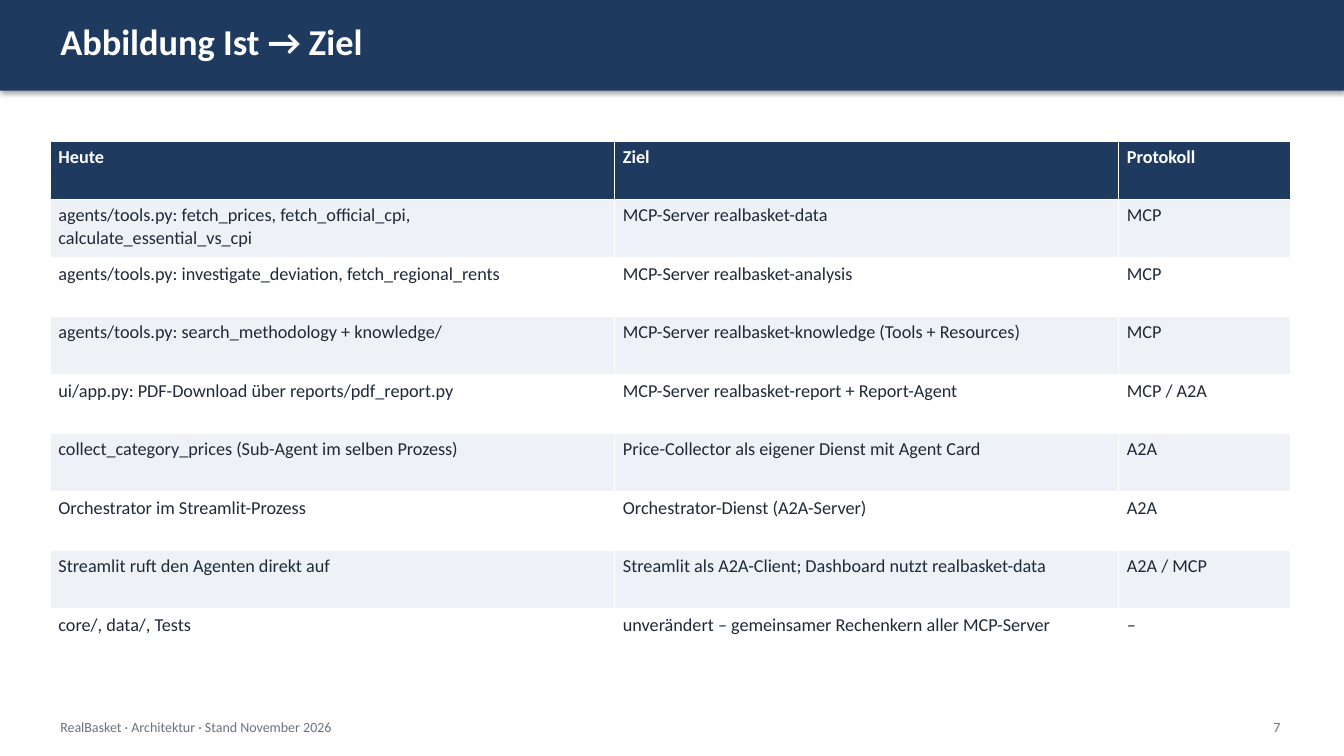
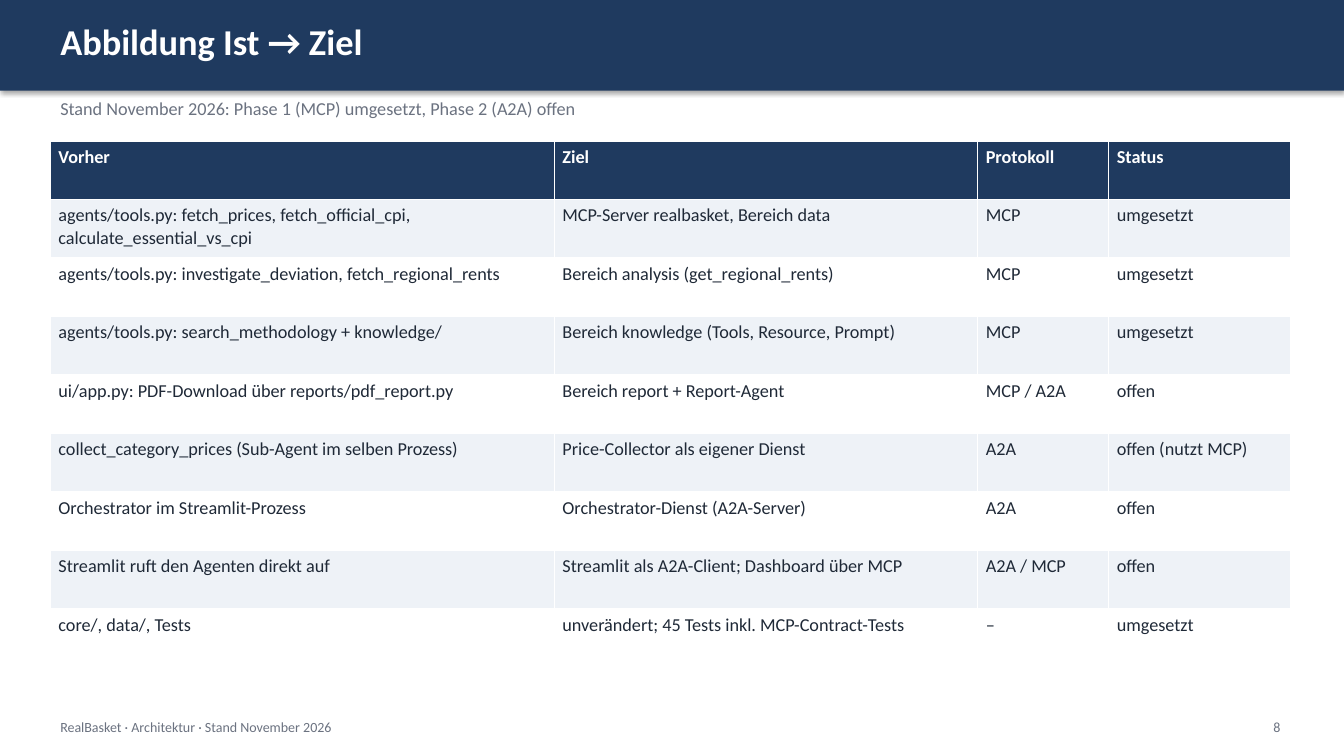
Before and after one commit to ValentinIliu1212/real-basket, a slide deck: slide 8 of docs/architecture/RealBasket_Architektur_Vorschlag_MCP_A2A.pptx (slide 7 before the commit). Drawn at 1344x756 pixels with LibreOffice and Linux fonts; fonts in the diff are those of the drawing. Boxes give left, top, right and bottom in pixels: in the first picture for what was removed or moved away, otherwise in the second. Text is boxed around its words. In the diff, an @@ line names an element or a change of style, - is before the commit and + after.

Commit message:
MCP phase 1: one MCP server 'realbasket' with areas data, analysis, knowledge
- mcp_servers/server.py builds one server from data_tools, analysis_tools, knowledge_tools (--areas for a later split); console script real-basket-mcp

- analysis tools (investigate_deviation, get_regional_rents) moved from in-process Strands tools to MCP

- orchestrator uses a single MCPClient (stdio or MCP_URL); collector sub-agent filtered to get_prices

- fix: investigate_deviation(level=category) no longer overwrites the driver list with category labels

- 45 tests incl. MCP contract and stdio end-to-end tests; README, process doc and architecture decks updated

```diff
--- a/docs/architecture/RealBasket_Architektur_Vorschlag_MCP_A2A.pptx
+++ b/docs/architecture/RealBasket_Architektur_Vorschlag_MCP_A2A.pptx
@@ text added at (x1=60, y1=102, x2=575, y2=118), 13 pt, text #6B7280 @@
+Stand November 2026: Phase 1 (MCP) umgesetzt, Phase 2 (A2A) offen
@@ table at (x1=50, y1=141, x2=1291, y2=667) @@
-column 1, row 1: Heute
+column 1, row 1: Vorher
-column 2: Ziel | MCP-Server realbasket-data | MCP-Server realbasket-analysis | MCP-Server realbasket-knowledge (Tools + Resources) | MCP-Server realbasket-report + Report-Agent | Price-Collector als eigener Dienst mit Agent Card | Orchestrator-Dienst (A2A-Server) | Streamlit als A2A-Client; Dashboard nutzt realbasket-data | unverändert – gemeinsamer Rechenkern aller MCP-Server
+column 2: Ziel | MCP-Server realbasket, Bereich data | Bereich analysis (get_regional_rents) | Bereich knowledge (Tools, Resource, Prompt) | Bereich report + Report-Agent | Price-Collector als eigener Dienst | Orchestrator-Dienst (A2A-Server) | Streamlit als A2A-Client; Dashboard über MCP | unverändert; 45 Tests inkl. MCP-Contract-Tests
+column 4: Status | umgesetzt | umgesetzt | umgesetzt | offen | offen (nutzt MCP) | offen | offen | umgesetzt
@@ text at (x1=1273, y1=722, x2=1280, y2=732): text changed @@
-7
+8
```
Also in this commit, not shown: 8 other slides changed, 1 slide added, 22 other files.
